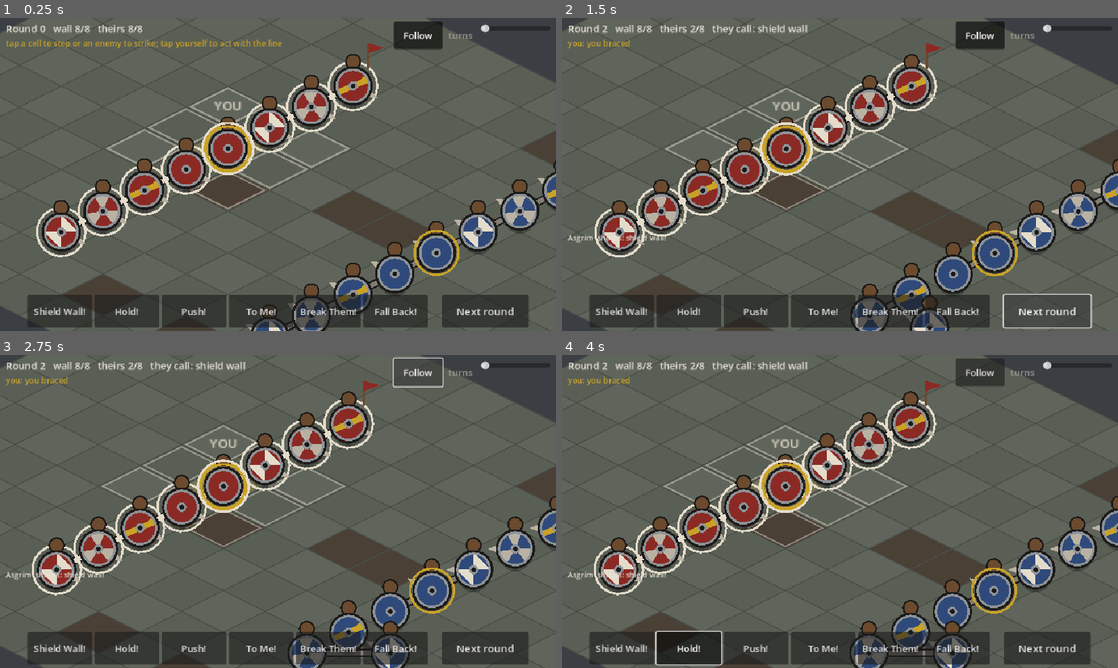
Above: before the commit, frames 1-4 (two rows, left to right).
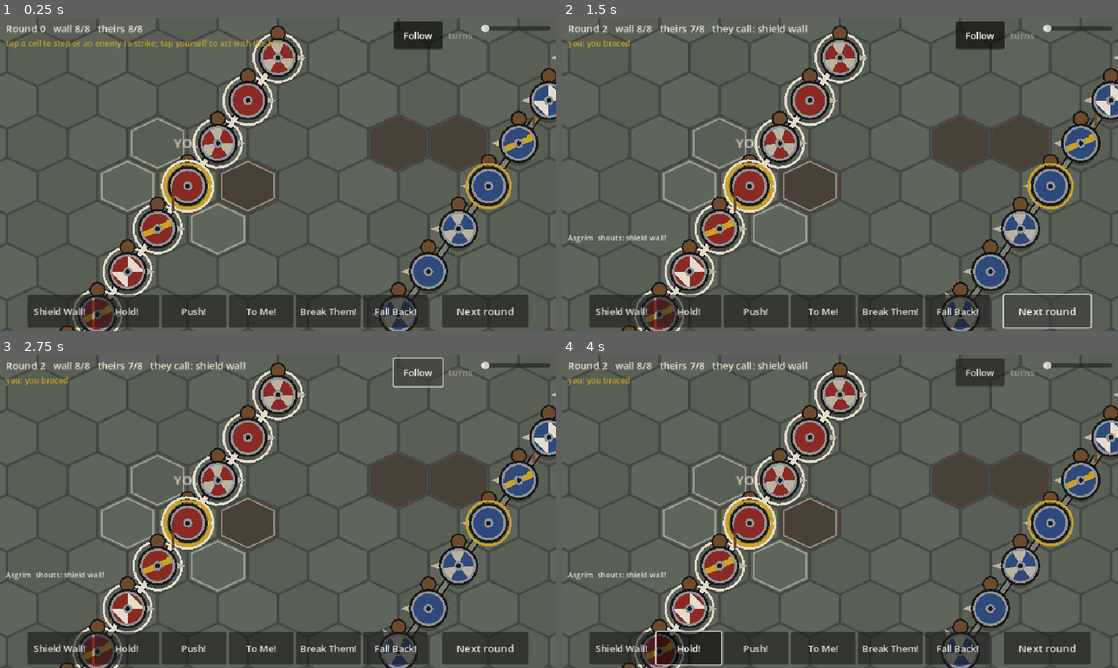
Above: after the commit, the same moments.

Repository: UnlikelyContact/Ringgiver
Game: Godot game, scene res://view/main.tscn
Same seed, same stepped clock (60 frames per second), same inputs: the game is played once before the commit and once after it.
Inputs:
- Up to frame 1 (0.25 s): no input
- Up to frame 2 (1.5 s): click "Next round" at 0.5 s; click "Next round" at 1.25 s
- Up to frame 3 (2.75 s): click "Follow" at 2 s
- Up to frame 4 (4 s): click "Shield Wall!" at 2.75 s; click "Hold!" at 3.5 s

The runs differ from the first frame. In frame 1, 32% of the frame differs, in the area x 0-100%, y 0-100%; in frame 2, 32%; in frame 3, 32%; in frame 4, 32%.

Commit message:
WIP: hex grid conversion (grid, formation, decision, deployment, projection); tests pending
Co-Authored-By: Claude Fable 5.1 <noreply@anthropic.com>
Claude-Session: https://claude.ai/code/session_01P5EsvQHo48suzdDpxkAELG

Diff:
--- a/game/sim/combat/band_factory.gd
+++ b/game/sim/combat/band_factory.gd
@@ -48,23 +48,33 @@
 	return out
 
 
-## Deploys a band in a column at x = `column`, centered vertically, facing
-## `facing` (east for side 0, west for side 1 is the usual).
+## Deploys a band as a line through the cell at offset column `column` and
+## the map's middle row, facing `facing` (east for side 0, west for side 1
+## is the usual). The leader stands at the anchor; the rest fill the line's
+## slots outward, right first, exactly as Formation.line_slots orders them.
 static func deploy_column(grid: BattleGrid, band: Array[Warrior], column: int, facing: Vector2i, rules: CombatRules) -> void:
-	var start_y := maxi(0, (grid.height - band.size()) / 2)
-	var order: Array[Warrior] = []
-	# Leader in the middle of the line, everyone else around him.
+	var anchor := BattleGrid.from_offset(column, grid.height / 2)
 	var leader: Warrior = null
+	var others: Array[Warrior] = []
 	for w in band:
-		if w.is_leader:
+		w.reset_for_battle(rules)
+		w.facing = facing
+		if w.is_leader and leader == null:
 			leader = w
 		else:
-			order.append(w)
-	var mid := (band.size() - 1) / 2
-	if leader != null:
-		order.insert(mid, leader)
-	for i in order.size():
-		var w := order[i]
-		w.reset_for_battle(rules)
-		w.facing = facing
-		grid.place(w, Vector2i(column, start_y + i))
+			others.append(w)
+	if leader == null and not others.is_empty():
+		leader = others.pop_front()
+	grid.place(leader, anchor)
+	var dirs := BattleGrid.line_dirs(facing)
+	var k := 1
+	var i := 0
+	while i < others.size() and k < 64:
+		for d in dirs:
+			if i >= others.size():
+				break
+			var c: Vector2i = anchor + d * k
+			if grid.is_free(c):
+				grid.place(others[i], c)
+				i += 1
+		k += 1
--- a/game/sim/combat/battle.gd
+++ b/game/sim/combat/battle.gd
@@ -294,7 +294,7 @@
 
 
 func _on_edge(c: Vector2i) -> bool:
-	return c.x == 0 or c.y == 0 or c.x == grid.width - 1 or c.y == grid.height - 1
+	return grid.is_edge(c)
 
 
 func _resolve_missiles(mr: SimRng, actions: Dictionary) -> void:
--- a/game/sim/combat/battle_grid.gd
+++ b/game/sim/combat/battle_grid.gd
@@ -1,38 +1,64 @@
 class_name BattleGrid
 extends RefCounted
-## Square grid with eight-direction facing. Isometric presentation is a view
-## concern; the sim only knows cells. Distance is Chebyshev (diagonals cost 1).
-
-## Direction order is clockwise from north. Index math uses this order.
+## A hex grid (pointy-top, axial coordinates in Vector2i as (q, r)) with
+## six-direction facing. Six equal neighbours: no diagonals, no corners, so
+## a wall can face any of six ways and still lock, and a wedge is a natural
+## shape. The map's bounds are a rectangle in odd-r offset coordinates.
+
+## Clockwise from north-west. Opposite directions are three apart.
 const DIRS: Array[Vector2i] = [
-	Vector2i(0, -1), Vector2i(1, -1), Vector2i(1, 0), Vector2i(1, 1),
-	Vector2i(0, 1), Vector2i(-1, 1), Vector2i(-1, 0), Vector2i(-1, -1),
+	Vector2i(0, -1), Vector2i(1, -1), Vector2i(1, 0),
+	Vector2i(0, 1), Vector2i(-1, 1), Vector2i(-1, 0),
 ]
+const NO_CELL := Vector2i(-9999, -9999)
 
 var width: int
 var height: int
-var _terrain := PackedInt32Array()
+var _terrain := {}  # axial -> Terrain (missing = FLAT)
 var _occupants := {}
 
 
 func _init(p_width := 16, p_height := 12) -> void:
 	width = p_width
 	height = p_height
-	_terrain.resize(width * height)
-	_terrain.fill(CombatTypes.Terrain.FLAT)
+
+
+# --- Coordinates --------------------------------------------------------------
+
+## Axial (q, r) from odd-r offset (col, row).
+static func from_offset(col: int, row: int) -> Vector2i:
+	return Vector2i(col - (row - (row & 1)) / 2, row)
+
+
+## Odd-r offset (col, row) from axial.
+static func to_offset(c: Vector2i) -> Vector2i:
+	return Vector2i(c.x + (c.y - (c.y & 1)) / 2, c.y)
+
+
+## Cartesian position in hex units (pointy-top, size 1).
+static func to_cart(c: Vector2) -> Vector2:
+	return Vector2(sqrt(3.0) * (c.x + c.y / 2.0), 1.5 * c.y)
 
 
 func in_bounds(c: Vector2i) -> bool:
-	return c.x >= 0 and c.y >= 0 and c.x < width and c.y < height
+	var o := to_offset(c)
+	return o.x >= 0 and o.y >= 0 and o.x < width and o.y < height
+
+
+func is_edge(c: Vector2i) -> bool:
+	var o := to_offset(c)
+	return o.x == 0 or o.y == 0 or o.x == width - 1 or o.y == height - 1
 
 
 func terrain_at(c: Vector2i) -> CombatTypes.Terrain:
-	return _terrain[c.y * width + c.x] as CombatTypes.Terrain
+	return _terrain.get(c, CombatTypes.Terrain.FLAT)
 
 
 func set_terrain(c: Vector2i, t: CombatTypes.Terrain) -> void:
-	_terrain[c.y * width + c.x] = t
-
+	_terrain[c] = t
+
+
+# --- Occupancy ----------------------------------------------------------------
 
 func occupant(c: Vector2i) -> Warrior:
 	return _occupants.get(c, null)
@@ -45,7 +71,8 @@
 func place(w: Warrior, c: Vector2i) -> bool:
 	if not is_free(c):
 		return false
-	_occupants.erase(w.pos) if _occupants.get(w.pos) == w else null
+	if _occupants.get(w.pos) == w:
+		_occupants.erase(w.pos)
 	w.pos = c
 	_occupants[c] = w
 	return true
@@ -72,7 +99,7 @@
 	return out
 
 
-## Adjacent warriors (all eight neighbors), optionally filtered by side.
+## Adjacent warriors (all six neighbours), optionally filtered by side.
 func adjacent_warriors(c: Vector2i, side := -1) -> Array[Warrior]:
 	var out: Array[Warrior] = []
 	for n in neighbors(c):
@@ -82,8 +109,17 @@
 	return out
 
 
+# --- Distance and direction ---------------------------------------------------
+
+static func distance(a: Vector2i, b: Vector2i) -> int:
+	var dq := a.x - b.x
+	var dr := a.y - b.y
+	return (absi(dq) + absi(dr) + absi(dq + dr)) / 2
+
+
+## Kept under its old name for callers written against the square grid.
 static func chebyshev(a: Vector2i, b: Vector2i) -> int:
-	return maxi(absi(a.x - b.x), absi(a.y - b.y))
+	return distance(a, b)
 
 
 static func dir_index(d: Vector2i) -> int:
@@ -91,27 +127,49 @@
 
 
 static func rotate(d: Vector2i, steps: int) -> Vector2i:
-	return DIRS[posmod(dir_index(d) + steps, 8)]
-
-
-## Direction from `a` toward `b`, snapped to eight directions.
+	return DIRS[posmod(dir_index(d) + steps, 6)]
+
+
+## The hex direction that best points from `a` toward `b`.
 static func direction_to(a: Vector2i, b: Vector2i) -> Vector2i:
-	return Vector2i(signi(b.x - a.x), signi(b.y - a.y))
-
+	var delta := b - a
+	if DIRS.has(delta):
+		return delta
+	return snap_direction(to_cart(Vector2(b)) - to_cart(Vector2(a)))
+
+
+## The hex direction closest to a cartesian vector.
+static func snap_direction(v: Vector2) -> Vector2i:
+	if v.length_squared() < 0.0001:
+		return DIRS[0]
+	var best := DIRS[0]
+	var best_dot := -INF
+	for d in DIRS:
+		var dot := to_cart(Vector2(d)).normalized().dot(v.normalized())
+		if dot > best_dot:
+			best_dot = dot
+			best = d
+	return best
+
+
+# --- Facing and arcs ----------------------------------------------------------
 
 ## From which arc of the defender does an attack from `attacker_pos` arrive?
+## Relative to facing, clockwise: 0 front (covered), 1 front-right (open,
+## no flank bonus), 2 right (the exposed flank), 3 and 4 rear, 5 left
+## (covered). The man to your right covers your open side: that is the wall.
 static func arc_of(defender: Warrior, attacker_pos: Vector2i) -> CombatTypes.Arc:
 	var toward := direction_to(defender.pos, attacker_pos)
-	var rel := posmod(dir_index(toward) - dir_index(defender.facing), 8)
+	var rel := posmod(dir_index(toward) - dir_index(defender.facing), 6)
 	match rel:
-		0, 7:
+		0:
 			return CombatTypes.Arc.FRONT
 		1:
 			return CombatTypes.Arc.FRONT_RIGHT
-		6:
-			return CombatTypes.Arc.LEFT
 		2:
 			return CombatTypes.Arc.RIGHT
+		5:
+			return CombatTypes.Arc.LEFT
 	return CombatTypes.Arc.REAR
 
 
@@ -120,16 +178,20 @@
 	return arc == CombatTypes.Arc.FRONT or arc == CombatTypes.Arc.LEFT
 
 
+## The two directions along a line facing `facing`: right-hand first.
+static func line_dirs(facing: Vector2i) -> Array[Vector2i]:
+	return [rotate(facing, 2), rotate(facing, 5)]
+
+
 ## The cell directly behind `w` (for second-rank support).
 func behind(w: Warrior) -> Vector2i:
 	return w.pos - w.facing
 
 
-## Shield-bearing friends on w's left and right (perpendicular to facing).
+## Shield-bearing friends on w's right and left along his line.
 func line_neighbors(w: Warrior) -> Array[Warrior]:
 	var out: Array[Warrior] = []
-	for steps in [2, -2]:
-		var side_dir := rotate(w.facing, steps)
+	for side_dir in line_dirs(w.facing):
 		var n := occupant(w.pos + side_dir)
 		if n != null and n.side == w.side and n.is_active():
 			out.append(n)
@@ -138,15 +200,16 @@
 
 func describe() -> String:
 	var lines := PackedStringArray()
-	for y in height:
-		var row := ""
-		for x in width:
-			var w := occupant(Vector2i(x, y))
+	for row in height:
+		var s := " " if row & 1 else ""
+		for col in width:
+			var c := from_offset(col, row)
+			var w := occupant(c)
 			if w == null:
-				row += "." if terrain_at(Vector2i(x, y)) == CombatTypes.Terrain.FLAT else "~"
+				s += ". " if terrain_at(c) == CombatTypes.Terrain.FLAT else "~ "
 			elif w.is_down():
-				row += "x"
+				s += "x "
 			else:
-				row += "A" if w.side == 0 else "B"
-		lines.append(row)
+				s += ("A " if w.side == 0 else "B ")
+		lines.append(s)
 	return "\n".join(lines)
--- a/game/sim/combat/decision.gd
+++ b/game/sim/combat/decision.gd
@@ -233,8 +233,7 @@
 ## the space a fallen neighbour has left; the open end of a line is not a
 ## gap. (-1, -1) if none.
 static func _gap_cell(grid: BattleGrid, w: Warrior, enemies: Array[Warrior]) -> Vector2i:
-	for steps in [2, -2]:
-		var side_dir := BattleGrid.rotate(w.facing, steps)
+	for side_dir in BattleGrid.line_dirs(w.facing):
 		var c := w.pos + side_dir
 		if not grid.is_free(c):
 			continue
@@ -276,18 +275,10 @@
 	if n == 0:
 		return w.facing
 	var centre := sum / n
-	var d := centre - Vector2(w.pos)
+	var d := BattleGrid.to_cart(centre) - BattleGrid.to_cart(Vector2(w.pos))
 	if d.length() < 0.5:
 		return w.facing
-	# Snap: favour the dominant axis, keep the diagonal only when both are strong.
-	var dir := Vector2i(signi(int(round(d.x))), signi(int(round(d.y))))
-	if absf(d.x) > absf(d.y) * 2.0:
-		dir.y = 0
-	elif absf(d.y) > absf(d.x) * 2.0:
-		dir.x = 0
-	if dir == Vector2i.ZERO:
-		return w.facing
-	return dir
+	return BattleGrid.snap_direction(d)
 
 
 ## One cell directly away from the nearest enemy, or a free cell beside that
--- a/game/sim/combat/formation.gd
+++ b/game/sim/combat/formation.gd
@@ -13,10 +13,10 @@
 	var out: Array[Vector2i] = []
 	if leader == null or count <= 0:
 		return out
-	var right := BattleGrid.rotate(leader.facing, 2)
+	var dirs := BattleGrid.line_dirs(leader.facing)
 	var reach := maxi(grid.width, grid.height)
 	for k in range(1, reach + 1):
-		for dir in [right, -right]:
+		for dir in dirs:
 			var c: Vector2i = leader.pos + dir * k
 			if _usable(grid, leader, c):
 				out.append(c)
@@ -33,7 +33,9 @@
 	var out: Array[Vector2i] = []
 	if leader == null or count <= 0:
 		return out
-	var back_left := BattleGrid.rotate(leader.facing, -3)
+	# On hexes the two cells behind the tip are 120 and 180 degrees round
+	# from the facing; the rank runs along the line direction between them.
+	var back_left := BattleGrid.rotate(leader.facing, 4)
 	var back_right := BattleGrid.rotate(leader.facing, 3)
 	var across := back_right - back_left
 	var reach := maxi(grid.width, grid.height)
--- a/game/view/battle_view.gd
+++ b/game/view/battle_view.gd
@@ -356,30 +356,31 @@
 	if battle == null:
 		return
 	var g := battle.grid
-	for y in g.height:
-		for x in g.width:
-			var c := Vector2i(x, y)
+	for row in g.height:
+		for col_i in g.width:
+			var c := BattleGrid.from_offset(col_i, row)
 			var col := Palette.GROUND
 			if g.terrain_at(c) == CombatTypes.Terrain.MUD:
 				col = Palette.MUD
-			elif (x + y) % 2 == 0:
+			elif (col_i + row) % 2 == 0:
 				col = Palette.GROUND.lightened(0.04)
-			draw_colored_polygon(Iso.diamond(c), col)
-			draw_polyline(Iso.diamond(c) + PackedVector2Array([Iso.diamond(c)[0]]), Palette.GROUND_LINE, 1.0)
+			var hexa := Iso.hexagon(c, 1.0)
+			draw_colored_polygon(hexa, col)
+			draw_polyline(hexa + PackedVector2Array([hexa[0]]), Palette.GROUND_LINE, 1.0)
 	_draw_wall_slots()
 	_draw_shield_locks()
 	if player != null and player.is_active():
-		draw_colored_polygon(Iso.diamond(player.pos, 3), Color(Palette.GOLD, 0.25))
+		draw_colored_polygon(Iso.hexagon(player.pos, 3), Color(Palette.GOLD, 0.25))
 		if not animating:
 			for n in g.neighbors(player.pos):
 				var occ := g.occupant(n)
 				if occ == null and g.is_free(n):
-					draw_polyline(Iso.diamond(n, 4) + PackedVector2Array([Iso.diamond(n, 4)[0]]), Color(Palette.BONE, 0.45), 1.5)
+					draw_polyline(Iso.hexagon(n, 4) + PackedVector2Array([Iso.hexagon(n, 4)[0]]), Color(Palette.BONE, 0.45), 1.5)
 				elif occ != null and occ.side != player.side and occ.is_active():
-					draw_polyline(Iso.diamond(n, 4) + PackedVector2Array([Iso.diamond(n, 4)[0]]), Color(Palette.BLOOD, 0.8), 2.0)
+					draw_polyline(Iso.hexagon(n, 4) + PackedVector2Array([Iso.hexagon(n, 4)[0]]), Color(Palette.BLOOD, 0.8), 2.0)
 		if pending_action != null:
 			var target := pending_action.target_cell
-			draw_colored_polygon(Iso.diamond(target, 5), Color(Palette.GOLD, 0.45))
+			draw_colored_polygon(Iso.hexagon(target, 5), Color(Palette.GOLD, 0.45))
 	if not animating and (paused or is_manual()):
 		for p in preview():
 			var w: Warrior = p.warrior
@@ -412,7 +413,7 @@
 	var n := battle.active(player.side).size() - 1
 	for slot in Formation.line_slots(battle.grid, leader, n):
 		if battle.grid.occupant(slot) == null:
-			draw_polyline(Iso.diamond(slot, 6) + PackedVector2Array([Iso.diamond(slot, 6)[0]]), Color(Palette.BONE, 0.35), 1.5)
+			draw_polyline(Iso.hexagon(slot, 6) + PackedVector2Array([Iso.hexagon(slot, 6)[0]]), Color(Palette.BONE, 0.35), 1.5)
 
 
 ## A bar between neighbours whose shields are locked: the wall you can see.
--- a/game/view/iso.gd
+++ b/game/view/iso.gd
@@ -1,28 +1,54 @@
 class_name Iso
 extends RefCounted
-## Isometric projection: the square grid rotated 45 degrees so lines facing
-## east or west read as diagonals (concept.md, Art > Camera).
+## Hex projection: pointy-top hexes seen a little from above, so a line
+## along a hex row reads as a line. Kept under the old class name.
 
-const TILE_W := 72.0
-const TILE_H := 36.0
+const SIZE := 30.0  # hex outer radius in pixels
+const SQUASH := 0.82  # vertical foreshortening for the "from above" look
+
+
+static func to_screen_f(p: Vector2) -> Vector2:
+	var c := BattleGrid.to_cart(p) * SIZE
+	return Vector2(c.x, c.y * SQUASH)
 
 
 static func to_screen(cell: Vector2i) -> Vector2:
-	return Vector2((cell.x - cell.y) * TILE_W / 2.0, (cell.x + cell.y) * TILE_H / 2.0)
-
-
-static func to_screen_f(p: Vector2) -> Vector2:
-	return Vector2((p.x - p.y) * TILE_W / 2.0, (p.x + p.y) * TILE_H / 2.0)
+	return to_screen_f(Vector2(cell))
 
 
 static func to_cell(screen: Vector2) -> Vector2i:
-	var x := screen.x / (TILE_W / 2.0)
-	var y := screen.y / (TILE_H / 2.0)
-	return Vector2i(int(floor((x + y) / 2.0 + 0.5)), int(floor((y - x) / 2.0 + 0.5)))
+	var x := screen.x / SIZE
+	var y := screen.y / SQUASH / SIZE
+	var q := (sqrt(3.0) / 3.0 * x - 1.0 / 3.0 * y)
+	var r := (2.0 / 3.0 * y)
+	return _round_axial(q, r)
 
 
+static func _round_axial(q: float, r: float) -> Vector2i:
+	var s := -q - r
+	var rq := roundf(q)
+	var rr := roundf(r)
+	var rs := roundf(s)
+	var dq := absf(rq - q)
+	var dr := absf(rr - r)
+	var ds := absf(rs - s)
+	if dq > dr and dq > ds:
+		rq = -rr - rs
+	elif dr > ds:
+		rr = -rq - rs
+	return Vector2i(int(rq), int(rr))
+
+
+## The six corners of a cell's hexagon, optionally inset.
+static func hexagon(cell: Vector2i, inset := 0.0) -> PackedVector2Array:
+	var c := to_screen(cell)
+	var out := PackedVector2Array()
+	for i in 6:
+		var a := deg_to_rad(60.0 * i - 30.0)
+		out.append(c + Vector2(cos(a) * (SIZE - inset), sin(a) * (SIZE - inset) * SQUASH))
+	return out
+
+
+## Alias kept for callers written against the square grid.
 static func diamond(cell: Vector2i, inset := 0.0) -> PackedVector2Array:
-	var c := to_screen(cell)
-	var hw := TILE_W / 2.0 - inset
-	var hh := TILE_H / 2.0 - inset * (TILE_H / TILE_W)
-	return PackedVector2Array([c + Vector2(0, -hh), c + Vector2(hw, 0), c + Vector2(0, hh), c + Vector2(-hw, 0)])
+	return hexagon(cell, inset)
--- a/game/view/main.gd
+++ b/game/view/main.gd
@@ -53,7 +53,7 @@
 	# A little mud so the ground has texture.
 	var mr := SimRng.new(p_seed).fork("mud")
 	for i in 6:
-		battle.grid.set_terrain(Vector2i(mr.randi_range(6, 9), mr.randi_range(1, 10)), CombatTypes.Terrain.MUD)
+		battle.grid.set_terrain(BattleGrid.from_offset(mr.randi_range(6, 9), mr.randi_range(1, 10)), CombatTypes.Terrain.MUD)
 	BandFactory.deploy_column(battle.grid, ours, 5, Vector2i(1, 0), rules)
 	BandFactory.deploy_column(battle.grid, theirs, 10, Vector2i(-1, 0), rules)
 	battle.add_band(ours)
